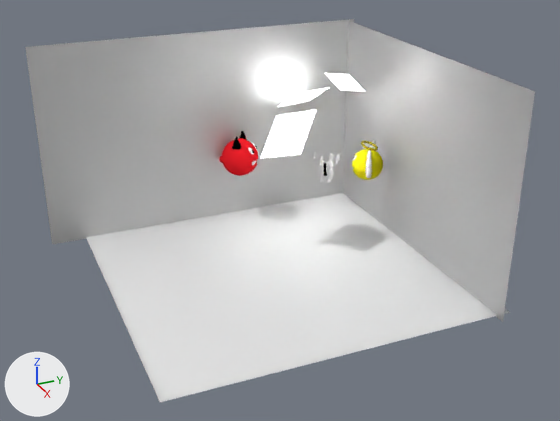
A saved change to the Blender file 04-Shots/Shot12.blend.
One viewpoint serves both versions: a camera (50 mm lens) standing at (43.2, -20.0, 22.7) and looking at (4.0, -2.3, 3.1). Lighting does not change. The marker at lower left points along +X, +Y and +Z.

Objects in the first picture: 'Aufheller', 'Engel', 'Hauptlicht', 'Hoehle', 'Teufel'.
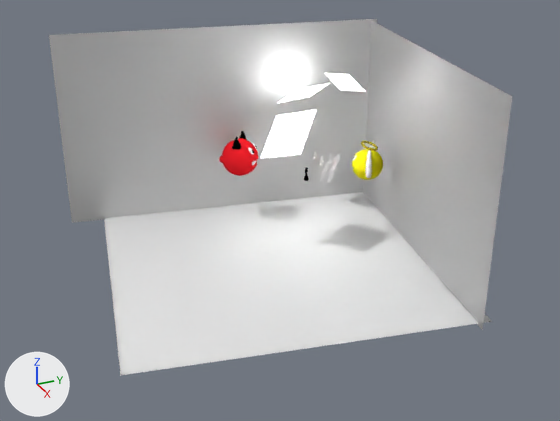
The change, as a list of edits to the scene's bpy script:
```text
Change ob_hoehle:
    ob_hoehle.location: (7.95, -6.48, -1.17) -> (6.17, -6.86, -1.17)
    ob_hoehle.rotation_euler: (0.0, 0.0, 1.552) -> (0.0, 0.0, 1.393)  # degrees (0, 0, 89) -> degrees (0, 0, 80)
Change ob_hauptlicht:
    ob_hauptlicht.location: (-3.14, 2.65, 7.68) -> (-3.14, 2.65, 7.96)
```

What differs and where, as boxes [x1, y1, x2, y2] in the pictures (560 x 421 px):
'Hoehle', moved, turned: before [25, 19, 535, 402]; after [49, 19, 512, 376]
'Hauptlicht', moved: before [278, 87, 330, 107]; after [278, 83, 330, 103]
